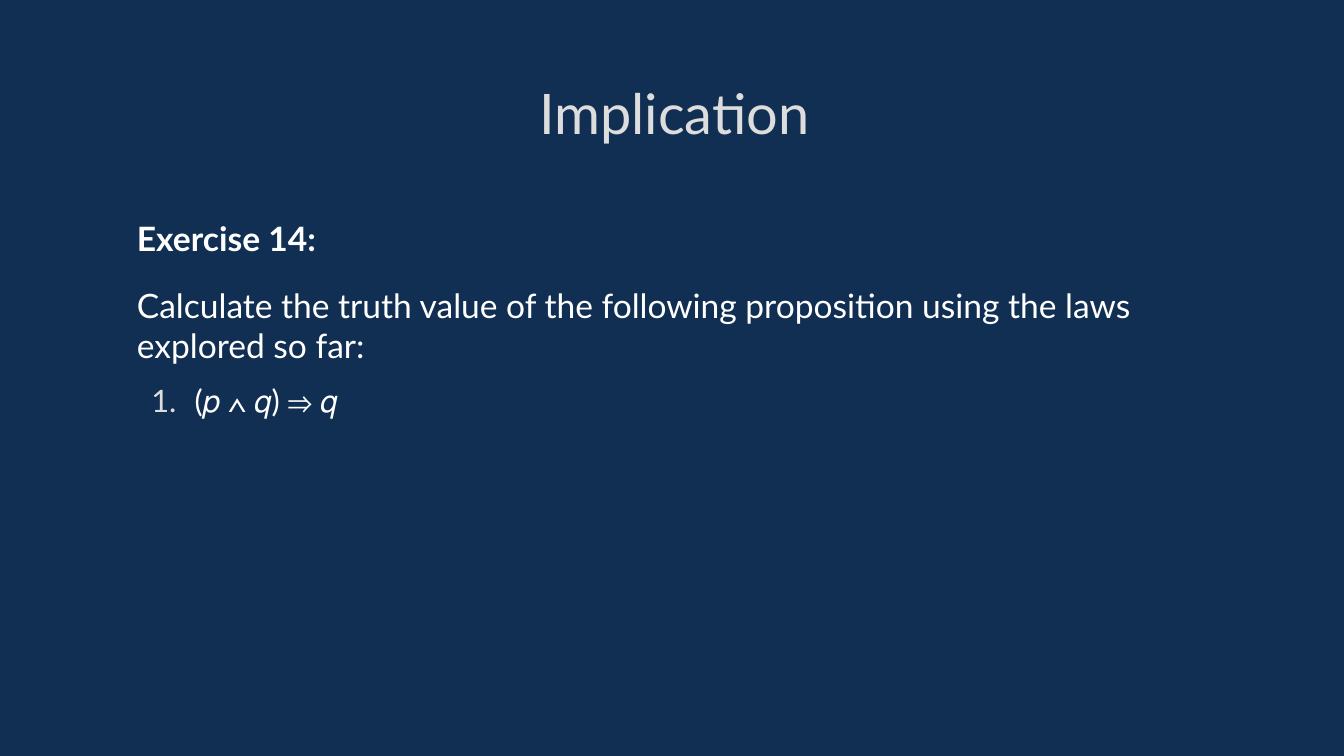
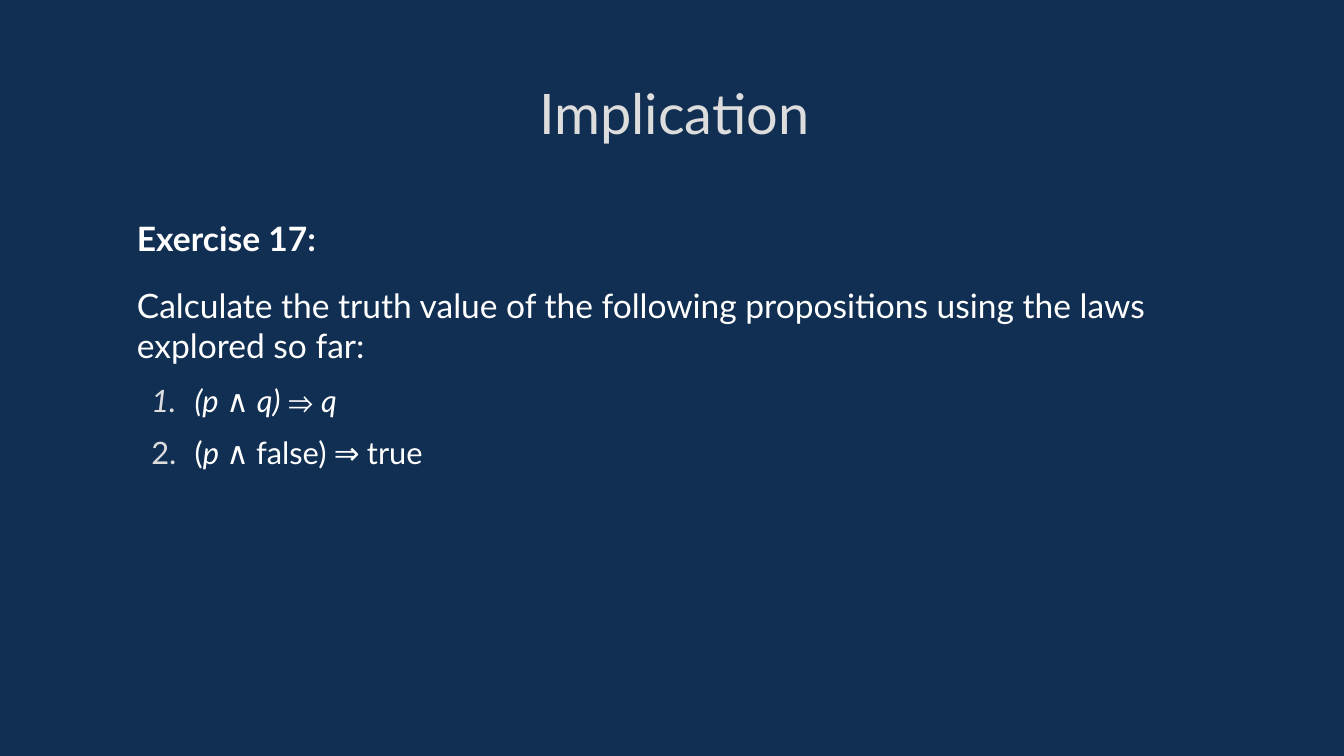
Before and after one commit to davidgundry/maths22-23, a slide deck: slide 59 of slides/maths-5-propositional-logic.odp (slide 52 before the commit). Drawn at 1344x756 pixels with LibreOffice and Linux fonts; fonts in the diff are those of the drawing. Boxes give left, top, right and bottom in pixels: in the first picture for what was removed or moved away, otherwise in the second. Text is boxed around its words. In the diff, an @@ line names an element or a change of style, - is before the commit and + after.

```diff
--- a/slides/maths-5-propositional-logic.odp
+++ b/slides/maths-5-propositional-logic.odp
@@ text at box(137, 226, 1145, 470): text changed @@
-Exercise 14:
-Calculate the truth value of the following proposition using the laws explored so far:
-  1. (𝑝 ∧ 𝑞) ⇒ 𝑞
+Exercise 17:
+Calculate the truth value of the following propositions using the laws explored so far:
+  1. (p ∧ q) ⇒ q
+  2. (p ∧ false) ⇒ true
```
Also in this commit, not shown: 32 other slides changed, 8 slides added, 1 slide removed, 18 other files.
